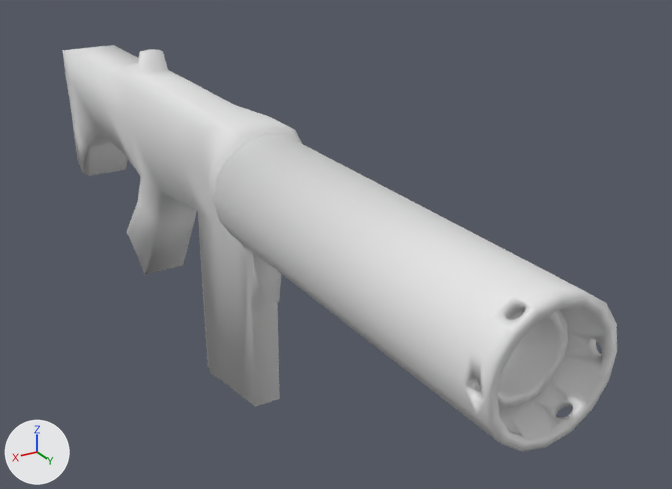
What one commit did to the Blender file Assets/Models/fps-machinegun-2.blend.
Before and after are seen from a camera (50 mm lens) standing at (3.25, 7.42, 3.29) and looking at (-0.83, 0.63, -0.11). Lighting does not change. The marker at lower left points along +X, +Y and +Z.

Before the edit, the objects in view are built like this:
```python
me_cylinder = bpy.data.meshes.new('Cylinder')
me_cylinder.from_pydata(...)  # 589 vertices, 409 faces; spans x -1.6..1.6, y -7.1..2.3, z 0.3..26.4
me_cylinder.polygons.foreach_set('use_smooth', [True] * 409)
ob_carcass = bpy.data.objects.new('Carcass', me_cylinder)
ob_carcass.location = (0.0, 4.389, 0.629)
ob_carcass.rotation_euler = (1.571, 0.0, 0.0)  # degrees (90, 0, 0)
ob_carcass.scale = (0.322, 0.322, 0.322)
```
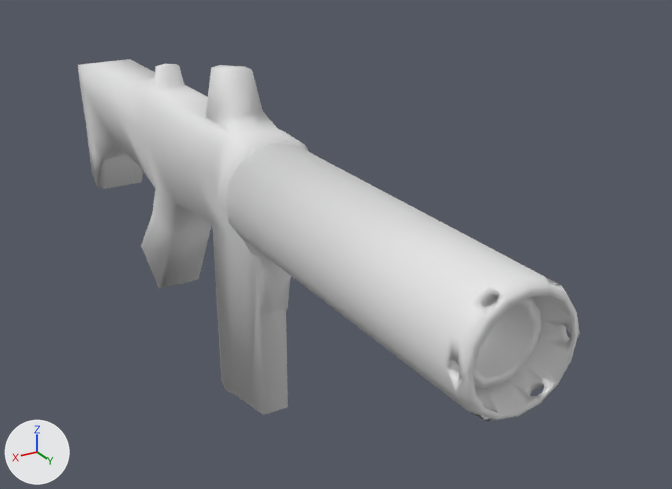
Pixel boxes (x1, y1, x2, y2) of what changed, in the pictures (672 x 489 px; the box of a moved part takes in the faces that stretch with it):
'Carcass', reshaped, rescaled (9% narrower, 11% shorter): before (63, 45, 617, 451); after (78, 59, 580, 422)
part 1 of me_cylinder, moved or reshaped: before (478, 310, 568, 407); after (473, 297, 541, 388)
part 2 of me_cylinder, moved or reshaped: before (214, 134, 617, 451); after (226, 143, 580, 422)
part 3 of me_cylinder, moved or reshaped: before (63, 45, 302, 407); after (78, 59, 309, 415)

What changed in the scene script:
```text
Change me_cylinder:
    used by ob_carcass; location = (0.0, 4.389, 0.629); rotation_euler = (1.571, 0.0, 0.0), in degrees (90, 0, 0); scale = (0.322, 0.322, 0.322)
    remove me_cylinder.from_pydata(...)  # 589 vertices, 409 faces; spans x -1.6..1.6, y -7.1..2.3, z 0.3..26.4
    add me_cylinder.from_pydata(...)  # 605 vertices, 427 faces; spans x -1.6..1.6, y -7.1..2.9, z 1.1..26.4
    me_cylinder part 1: the loose piece of 64 vertices spanning x -1.0..1.0, y -0.9..1.1, z 1.0..3.0 is moved by (0.0, 0.0, 0.7)
    me_cylinder part 2: the loose piece of 326 vertices spanning x -1.5..1.5, y -1.4..1.6, z 0.3..10.9 is scaled about its middle by (0.93, 0.93, 0.962), then moved by (0.0, 0.0, 0.6)
    me_cylinder part 3
    101 vertices are removed from x -1.6..1.6, y -6.7..2.3, z 10.7..26.4
    108 faces are deleted
    117 vertices are added at x -1.6..1.6, y -6.7..2.9, z 11.0..26.4
    126 new faces join them
Change ob_carcass:
    ob_carcass.scale: (0.322, 0.322, 0.322) -> (0.322, 0.322, 0.299)
```
